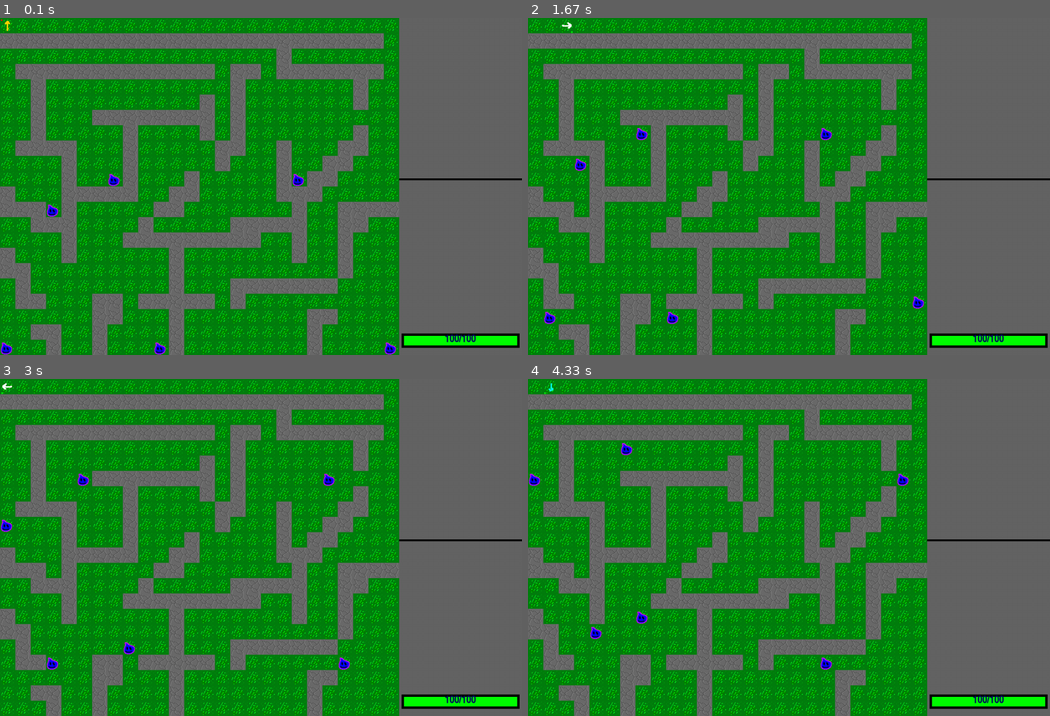
Above: before the commit, frames 1-4 (two rows, left to right).
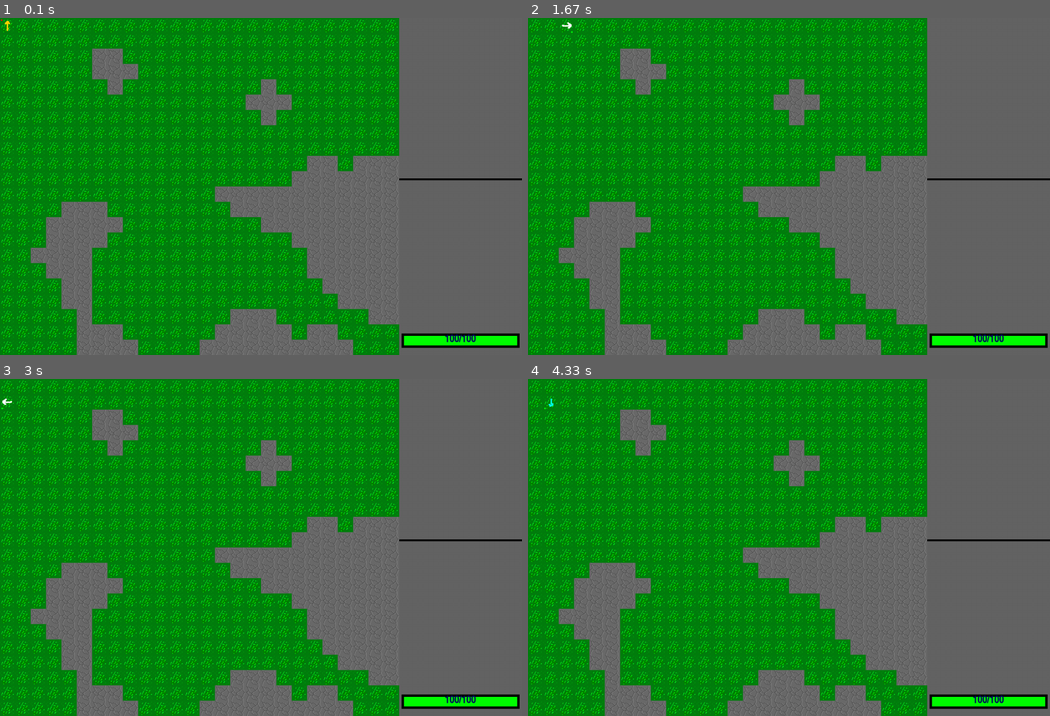
Above: after the commit, the same moments.

Repository: MaundyMoo/Coursework
Game: pygame game, started from Main.py
The game is run twice, just before and just after one commit, with the same random seed, the same clock (stepped at 60 frames per second) and the same inputs.
Inputs:
- Up to frame 1 (0.1 s): no input
- Up to frame 2 (1.67 s): hold Right 0.33-0.8 s; hold Up 0.83-1.13 s; hold Right 1.17-1.63 s
- Up to frame 3 (3 s): hold Left 1.67-2.2 s; hold Down 2.23-2.53 s; hold Left 2.57-2.97 s
- Up to frame 4 (4.33 s): hold Up 3-3.37 s; hold Right 3.4-4.03 s; hold Down from 4.07 s (still down)

The runs differ from the first frame. In frame 1, 34% of the frame differs, in the area x 0-77%, y 4-100%; in frame 2, 34%; in frame 3, 34%, in the area x 0-77%, y 1-100%; in frame 4, 34%.

Commit message:
Mapper and cell tilemap

Diff:
--- a/CellularAutomata.py
+++ b/CellularAutomata.py
@@ -46,13 +46,10 @@
                 count += 1
     return count
 
-def generateCellMap(width: int = 50, height: int = 50,
-                    chance: float = 0.6, steps: int = 6,
-                    birthLimit: int = 3, deathLimit: int = 4) -> list:
+def driver(width: int, height: int,
+           chance: float, steps: int,
+           birthLimit: int, deathLimit: int) -> list:
     map = generateRandomList(width, height, chance)
     for i in range(0, steps+1):
         map = stepSimulation(map, birthLimit, deathLimit).copy()
-    for each in map:
-        print(each)
-
-generateCellMap()
+    return map
--- /dev/null
+++ b/Mapper.py
@@ -0,0 +1,32 @@
+'''
+Interfaces with map generation algorithms to produce tilemaps
+'''
+import Tiles, CellularAutomata, Image
+
+spritesheet = Image.SpriteSheet(path="res/testSheet.png", spriteSize=32)
+
+def generateCellularAutomata(width: int = 50,
+                             height: int = 50,
+                             chance: float = 0.6,
+                             steps: int = 2,
+                             birthLimit: int = 3,
+                             deathLimit: int = 4) -> list:
+    '''Returns a tilemap from the CellularAutomata method'''
+    arr = CellularAutomata.driver(width, height, chance, steps, birthLimit, deathLimit)
+    tileMap = []
+    # Iterates over the 2D list returned by the cellauto algorithm
+    # and places a non collidable tile at a true value, and a collidable
+    # tile at the false values
+    for y in range(0, len(arr)):
+        row = []
+        for x in range(0, len(arr[0])):
+            if arr[y][x] == True:
+                row.append(Tiles.Tile(gridPos=(x, y),
+                                      collision=False,
+                                      sprite=spritesheet.returnSprite(0, 0)))
+            elif arr[y][x] == False:
+                row.append(Tiles.Tile(gridPos=(x, y),
+                                      collision=True,
+                                      sprite=spritesheet.returnSprite(1, 0)))
+        tileMap.append(row)
+    return tileMap
--- a/Scenes.py
+++ b/Scenes.py
@@ -1,4 +1,4 @@
-import pygame, Image, Tiles, Constants, Entities, Pathfinding
+import pygame, Image, Tiles, Constants, Entities, Pathfinding, Mapper
 class SceneBase:
     def __init__(self, WIDTH: int, HEIGHT: int):
         self.next = self
@@ -17,39 +17,25 @@
 class GameScene(SceneBase):
     def __init__(self, WIDTH: int, HEIGHT: int):
         super().__init__(WIDTH, HEIGHT)
-        self.TileMap = []
+
+        self.TileMap = Mapper.generateCellularAutomata()
 
         self.spritesheet = Image.SpriteSheet(path = "res/testSheet.png", spriteSize = 32)
         self.OffsetX, self.OffsetY = 0, 0
-        for y in range(0, len(Constants.testmap)):
-            row = []
-            for x in range(0, len(Constants.testmap[0])):
-                if Constants.testmap[y][x] == 1:
-                    row.append(Tiles.Tile(gridPos=(x, y),
-                                              collision=False,
-                                              sprite=self.spritesheet.returnSprite(0, 0)))
-                elif Constants.testmap[y][x] == 0:
-                    row.append(Tiles.Tile(gridPos=(x, y),
-                                              collision=True,
-                                              sprite=self.spritesheet.returnSprite(1, 0)))
-                elif Constants.testmap[y][x] == 2:
-                    row.append(Tiles.AnimTile(gridPos=(x, y),
-                                              collision=True,
-                                              SpriteSheet=self.spritesheet,
-                                              row=1,
-                                              frames=2,
-                                              interval=10))
-            self.TileMap.append(row)
         self.animTiles = []
         self.backRendered = False
         self.playerInputs = [pygame.K_UP, pygame.K_DOWN, pygame.K_LEFT, pygame.K_RIGHT]
+
         self.player = Entities.Player(x = 0, y = 0, map = self.TileMap)
+        '''
         self.Entities = [Entities.TestEnemy(x = 3, y = 12, Map = self.TileMap),
                          Entities.TestEnemy(x = 0, y = 21, Map = self.TileMap),
                          Entities.TestEnemy(x = 10, y = 21, Map = self.TileMap),
                          Entities.TestEnemy(x = 25, y = 21, Map = self.TileMap),
                          Entities.TestEnemy(x = 7, y = 10, Map = self.TileMap),
                          Entities.TestEnemy(x = 19, y = 10, Map = self.TileMap)]
+        '''
+        self.Entities = []
         self.graph = Pathfinding.Graph(self.TileMap)
 
     def ProcessInputs(self, events, pressedKeys):
@@ -98,7 +84,7 @@
     def offsetScene(self):
         #Getting map dimensions, both tile and pixel dimensions
         #TEMPORY FOR NOW UNTIL MAP GENERATION IS IMPLEMENTED
-        mapHeight, mapWidth = len(Constants.testmap), len(Constants.testmap[0])
+        mapHeight, mapWidth = len(self.TileMap), len(self.TileMap[0])
         mapPixelHeight, mapPixelWidth = mapHeight * Constants.TILESIZE, mapWidth * Constants.TILESIZE
         #Getting the position and pixel position of the player
         playerY, playerX = self.player.getPosition()
